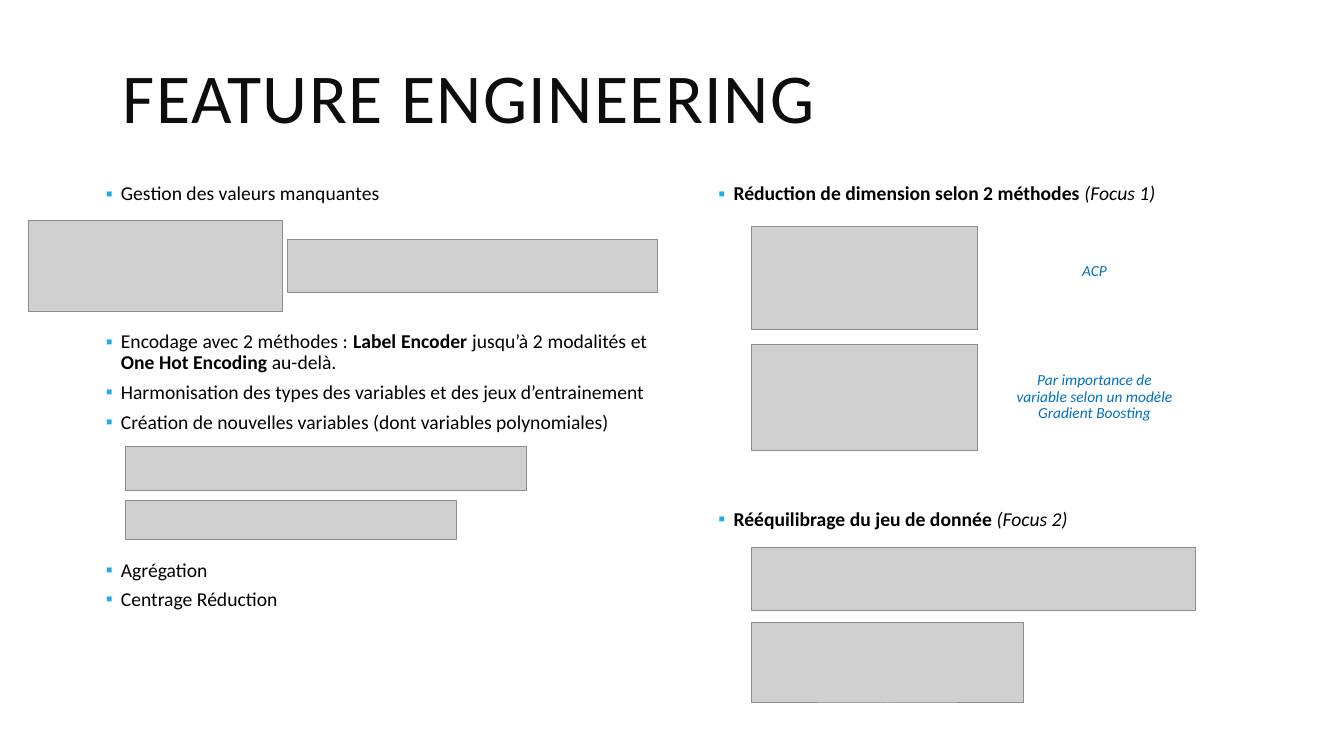
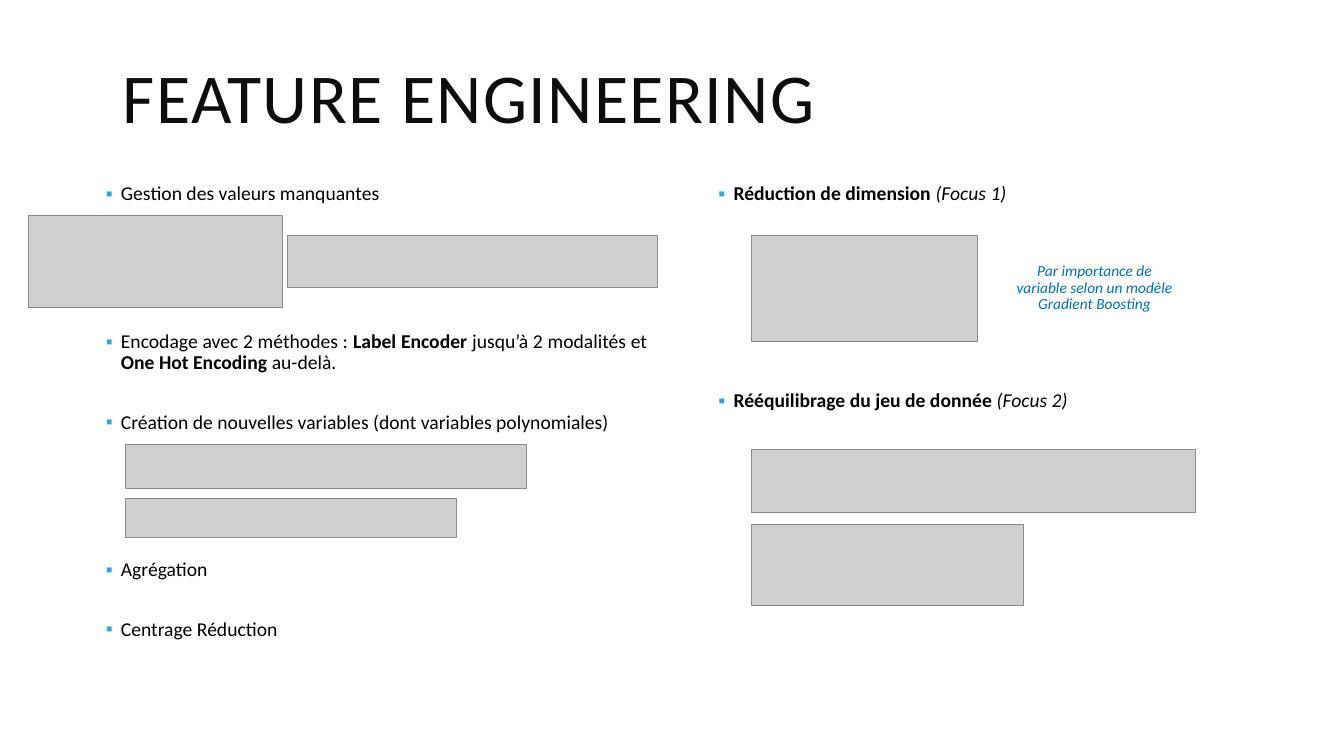
Before and after one commit to Littlewiseman/P07---PAD, a slide deck: slide 8 of Présentation OC Data Science P07.pptx. Drawn at 1344x756 pixels with LibreOffice and Linux fonts; fonts in the diff are those of the drawing; grey boxes stand for pictures. Boxes give left, top, right and bottom in pixels: in the first picture for what was removed or moved away, otherwise in the second. Text is boxed around its words. In the diff, an @@ line names an element or a change of style, - is before the commit and + after.

```diff
--- a/Présentation OC Data Science P07.pptx
+++ b/Présentation OC Data Science P07.pptx
@@ text at <box>734,186,1007,203</box>: text changed @@
-  ▪ Réduction de dimension selon 2 méthodes (Focus 1)
+  ▪ Réduction de dimension (Focus 1)
@@ picture: place and size @@
-picture at <box>29,220,283,312</box>
+picture at <box>29,216,283,308</box>
@@ picture: place and size @@
-picture at <box>287,240,657,292</box>
+picture at <box>287,236,657,288</box>
@@ picture: place and size @@
-picture at <box>751,345,978,451</box>
+picture at <box>751,236,978,342</box>
@@ picture removed at <box>751,227,978,331</box> @@
@@ text "Par importance de variable selon ...": place and size @@
-text "Par importance de variable selon ..." at <box>1017,374,1172,421</box>
+text "Par importance de variable selon ..." at <box>1017,265,1172,312</box>
@@ text removed at <box>1082,266,1107,276</box> @@
-  ACP
@@ text at <box>121,385,644,403</box>: paragraph removed @@
-  ▪ Harmonisation des types des variables et des jeux d’entrainement
@@ picture: place and size @@
-picture at <box>751,547,1196,611</box>
+picture at <box>751,450,1196,513</box>
@@ picture: place and size @@
-picture at <box>751,623,1023,704</box>
+picture at <box>751,525,1023,606</box>
```
Also in this commit, not shown: 7 other slides changed, 2 other files.
